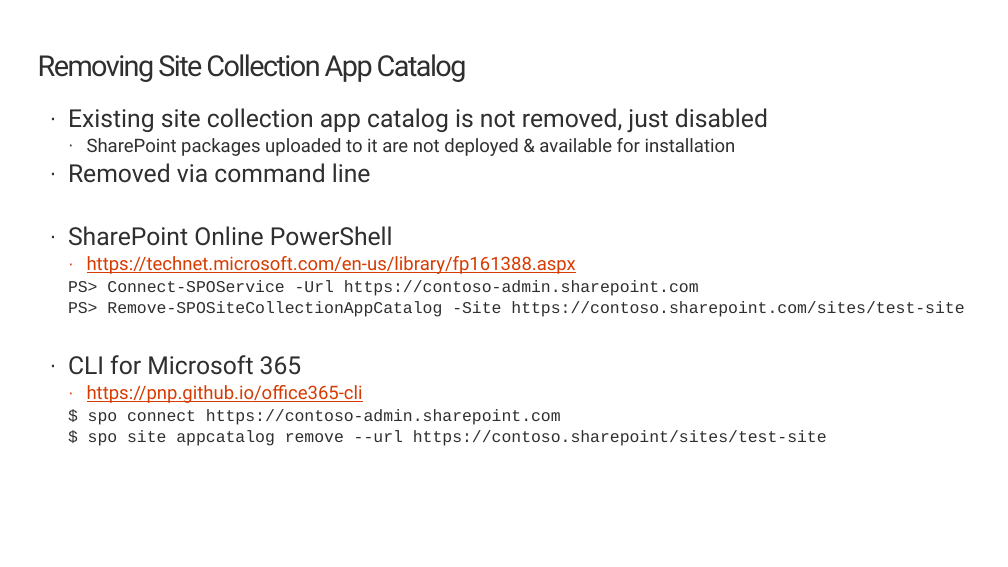
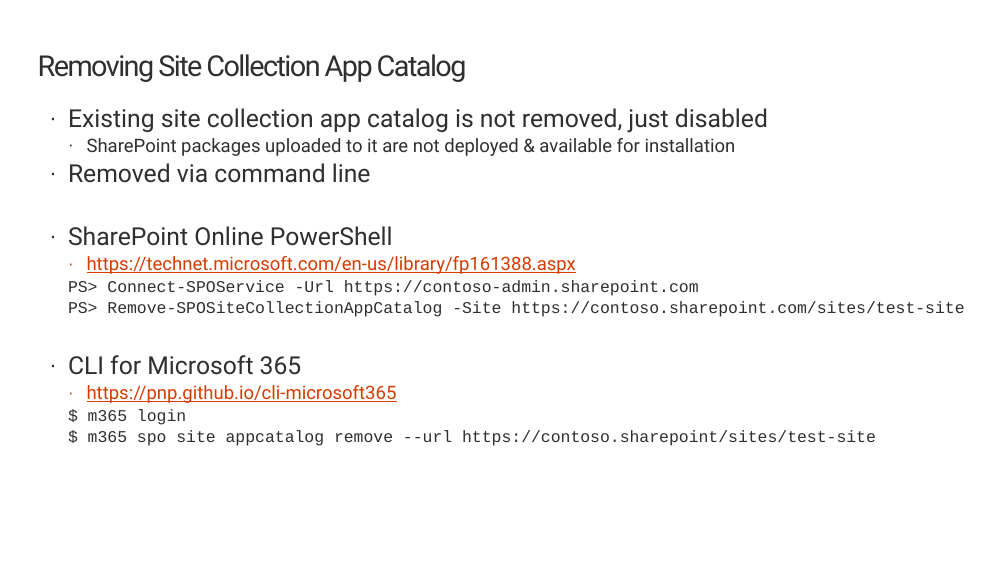
Before and after one commit to SharePoint/sp-dev-training-spfx-deployment, a slide deck: slide 6 of 02-appcatalogs.pptx. Drawn at 1008x567 pixels with LibreOffice and Linux fonts; fonts in the diff are those of the drawing; background and template pictures are left out. Boxes give left, top, right and bottom in pixels: in the first picture for what was removed or moved away, otherwise in the second. Text is boxed around its words. In the diff, an @@ line names an element or a change of style, - is before the commit and + after.

```diff
--- a/02-appcatalogs.pptx
+++ b/02-appcatalogs.pptx
@@ text at <box>87,385,876,446</box>: text changed @@
-  · https://pnp.github.io/office365-cli
-  $ spo connect https://contoso-admin.sharepoint.com
-  $ spo site appcatalog remove --url https://contoso.sharepoint/sites/test-site
+  · https://pnp.github.io/cli-microsoft365
+  $ m365 login
+  $ m365 spo site appcatalog remove --url https://contoso.sharepoint/sites/test-site
```
Also in this commit, not shown: 1 other slide changed, 54 other files.
